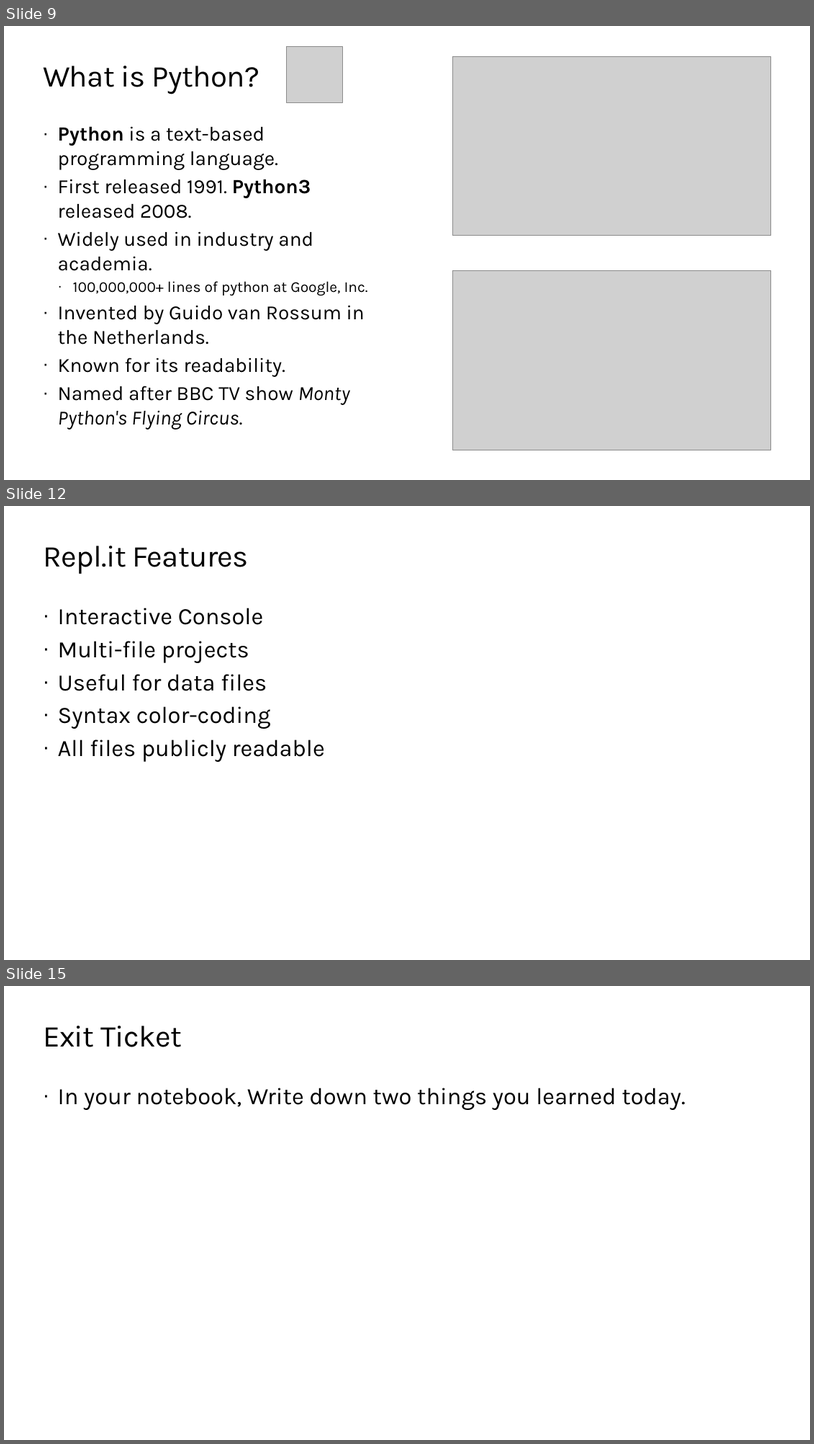
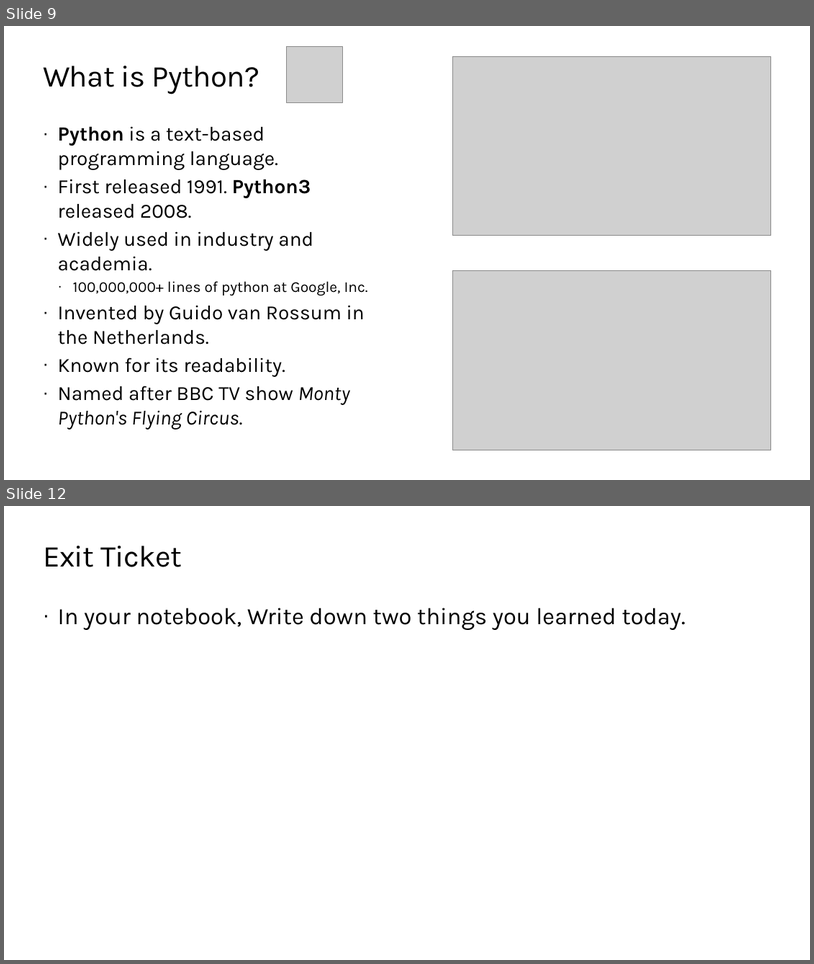
Before and after one commit to TEALSK12/2nd-semester-introduction-to-computer-science, a slide deck: units/1_unit/slidedecks/Intro Python 1.01 TEALS.pptx. Shown one above the other, each under a label of ours: slides 9, 12 and 15 before the commit, slides 9 and 12 after it; the slides between them are not shown. The pictures are 814x1444 and 814x964 pixels, drawn with LibreOffice and Linux fonts; fonts in the diff are those of the drawing; grey boxes stand for pictures; background and template pictures are left out. Boxes give left, top, right and bottom in pixels: in the first picture for what was removed or moved away, otherwise in the second. Text is boxed around its words. In the diff, an @@ line names an element or a change of style, - is before the commit and + after.

```diff
--- a/units/1_unit/slidedecks/Intro Python 1.01 TEALS.pptx
+++ b/units/1_unit/slidedecks/Intro Python 1.01 TEALS.pptx
@@ slide 12 removed at box(4, 506, 810, 960), background #FFFFFF @@
@@ title removed at box(43, 546, 249, 574) @@
-Repl.it Features
@@ text removed at box(58, 608, 325, 762) @@
-· Interactive Console
-· Multi-file projects
-· Useful for data files
-· Syntax color-coding
-· All files publicly readable
@@ what was slide 15 is now slide 12 @@
```
Also in this commit, not shown: 4 slides changed, 2 other slides removed, 1 other file.
